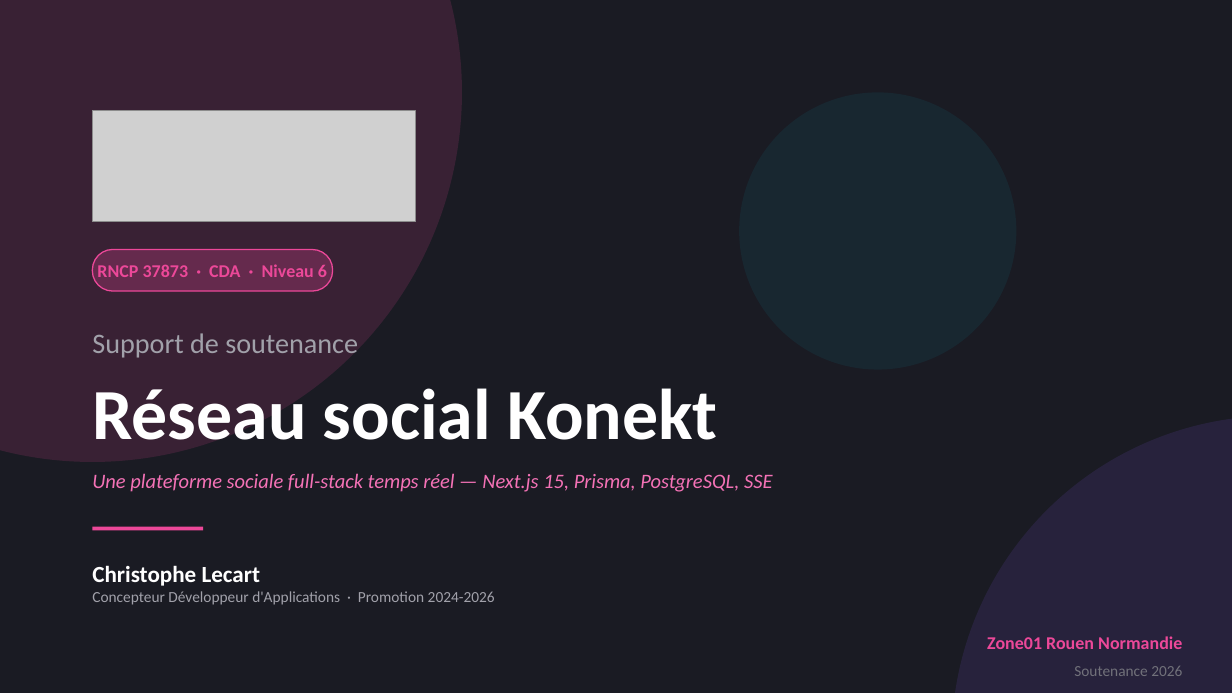
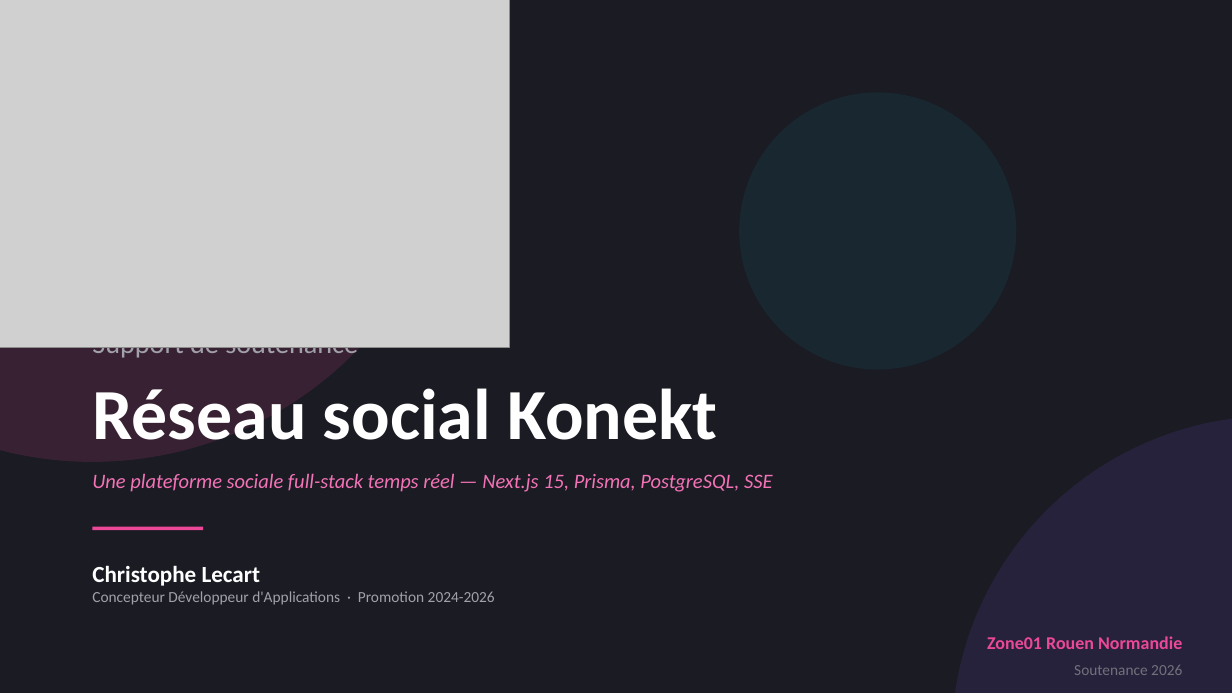
Before and after one commit to CLecart/social-network, a slide deck: slide 1 of dossier-certification/00-presentation/Konekt_RNCP_37873_Support_Visuel.pptx. Drawn at 1232x693 pixels with LibreOffice and Linux fonts; fonts in the diff are those of the drawing; grey boxes stand for pictures. Boxes give left, top, right and bottom in pixels: in the first picture for what was removed or moved away, otherwise in the second. Text is boxed around its words. In the diff, an @@ line names an element or a change of style, - is before the commit and + after.

```diff
--- a/dossier-certification/00-presentation/Konekt_RNCP_37873_Support_Visuel.pptx
+++ b/dossier-certification/00-presentation/Konekt_RNCP_37873_Support_Visuel.pptx
@@ picture added at box(0, 0, 509, 348) @@
@@ picture removed at box(92, 111, 416, 222) @@
@@ rounded rectangle removed at box(92, 250, 333, 291) @@
@@ text removed at box(97, 264, 327, 277) @@
-RNCP 37873 · CDA · Niveau 6
@@ text "Support de soutenance" rewrapped from box(92, 333, 358, 358) to box(92, 347, 358, 359) @@
```
Also in this commit, not shown: 15 other slides changed, 6 other files.
